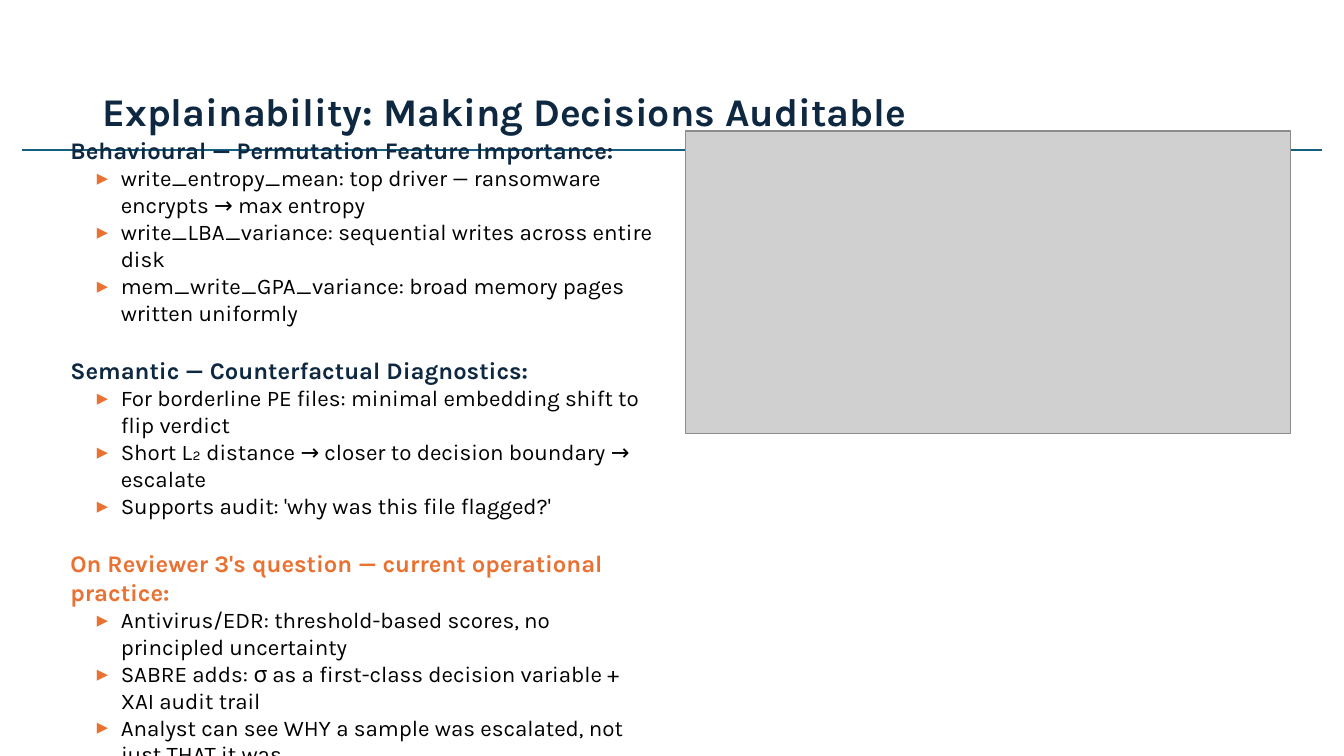
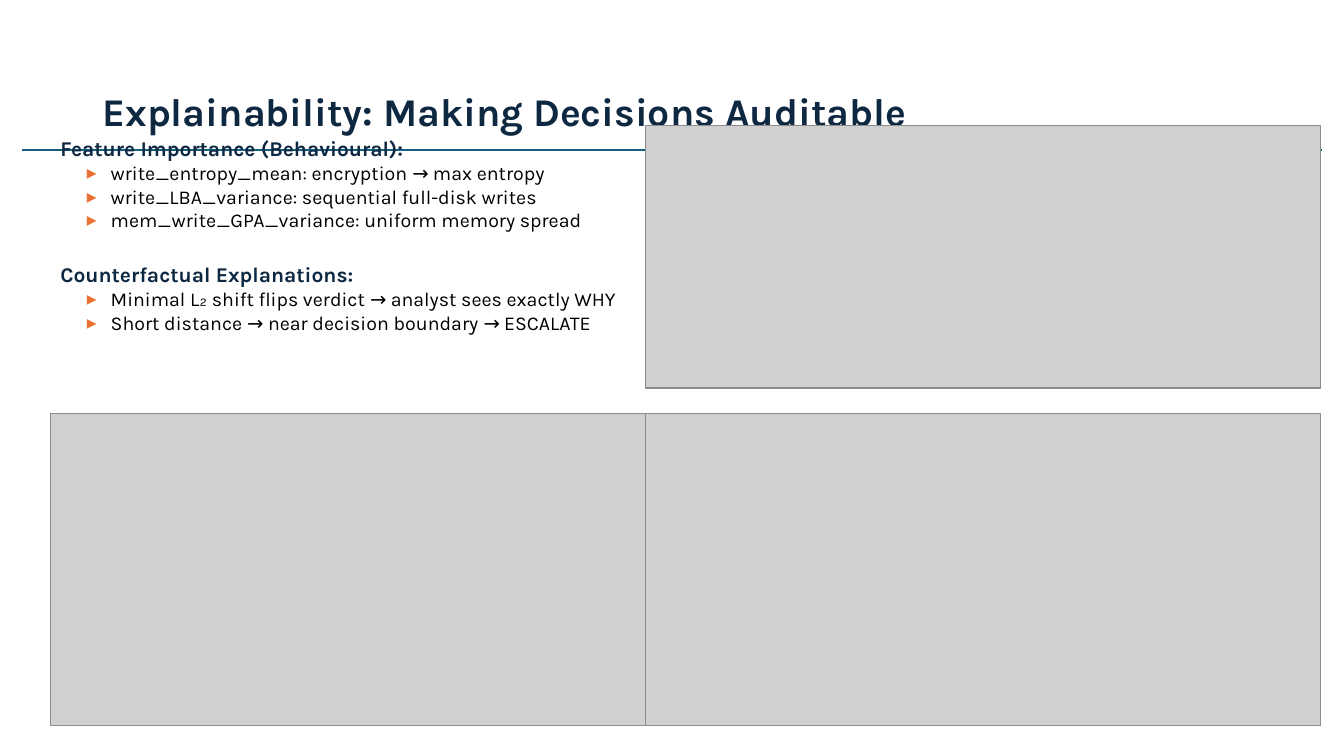
Before and after one commit to Henrinnes/Agentic_SABRE, a slide deck: slide 7 of SABRE_CRANE_SIG_2026.pptx. Drawn at 1344x756 pixels with LibreOffice and Linux fonts; fonts in the diff are those of the drawing; grey boxes stand for pictures. Boxes give left, top, right and bottom in pixels: in the first picture for what was removed or moved away, otherwise in the second. Text is boxed around its words. In the diff, an @@ line names an element or a change of style, - is before the commit and + after.

Commit message:
Add counterfactual explanation figures to explainability slide

```diff
--- a/SABRE_CRANE_SIG_2026.pptx
+++ b/SABRE_CRANE_SIG_2026.pptx
@@ text added at (60, 140, 615, 335), 14 pt, text #000000 @@
+Feature Importance (Behavioural):
+  ▸ write_entropy_mean: encryption → max entropy
+  ▸ write_LBA_variance: sequential full-disk writes
+  ▸ mem_write_GPA_variance: uniform memory spread
+Counterfactual Explanations:
+  ▸ Minimal L₂ shift flips verdict → analyst sees exactly WHY
+  ▸ Short distance → near decision boundary → ESCALATE
@@ text removed at (70, 142, 653, 742) @@
-Behavioural — Permutation Feature Importance:
-  ▸ write_entropy_mean: top driver — ransomware encrypts → max entropy
-  ▸ write_LBA_variance: sequential writes across entire disk
-  ▸ mem_write_GPA_variance: broad memory pages written uniformly
-Semantic — Counterfactual Diagnostics:
-  ▸ For borderline PE files: minimal embedding shift to flip verdict
-  ▸ Short L₂ distance → closer to decision boundary → escalate
-  ▸ Supports audit: 'why was this file flagged?'
-On Reviewer 3's question — current operational practice:
-  ▸ Antivirus/EDR: threshold-based scores, no principled uncertainty
-  ▸ SABRE adds: σ as a first-class decision variable + XAI audit trail
-  ▸ Analyst can see WHY a sample was escalated, not just THAT it was
@@ picture: place and size @@
-picture at (686, 131, 1291, 434)
+picture at (645, 126, 1321, 388)
@@ picture added at (50, 413, 645, 726) @@
@@ picture added at (645, 413, 1321, 726) @@
```
Also in this commit, not shown: 2 other files.
